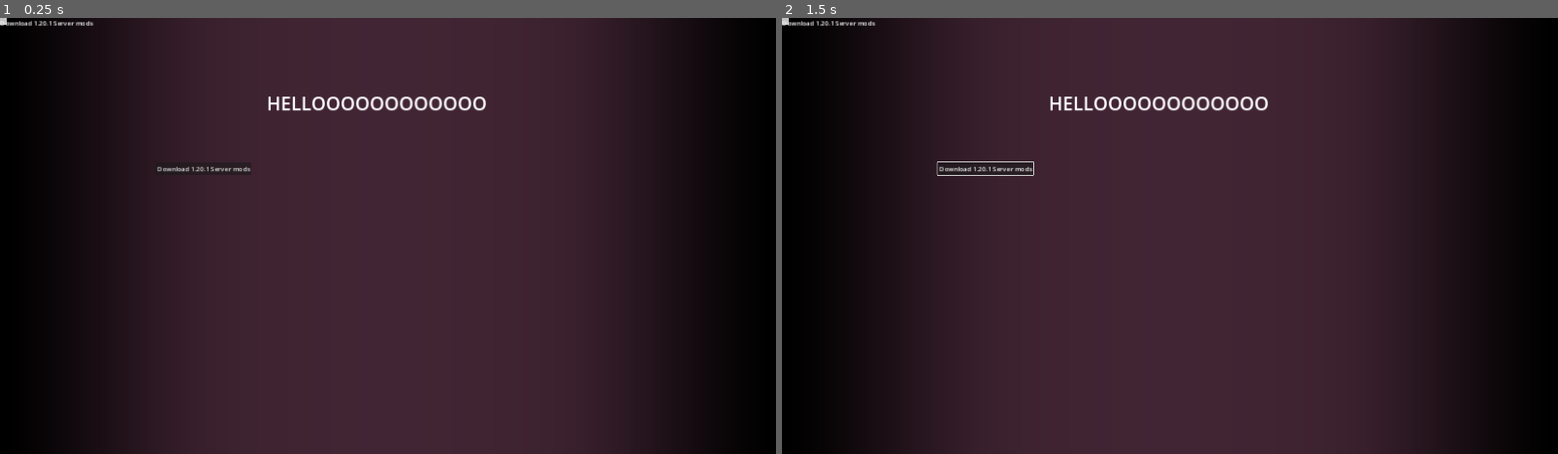
Above: before the commit, frames 1-2 (left to right).
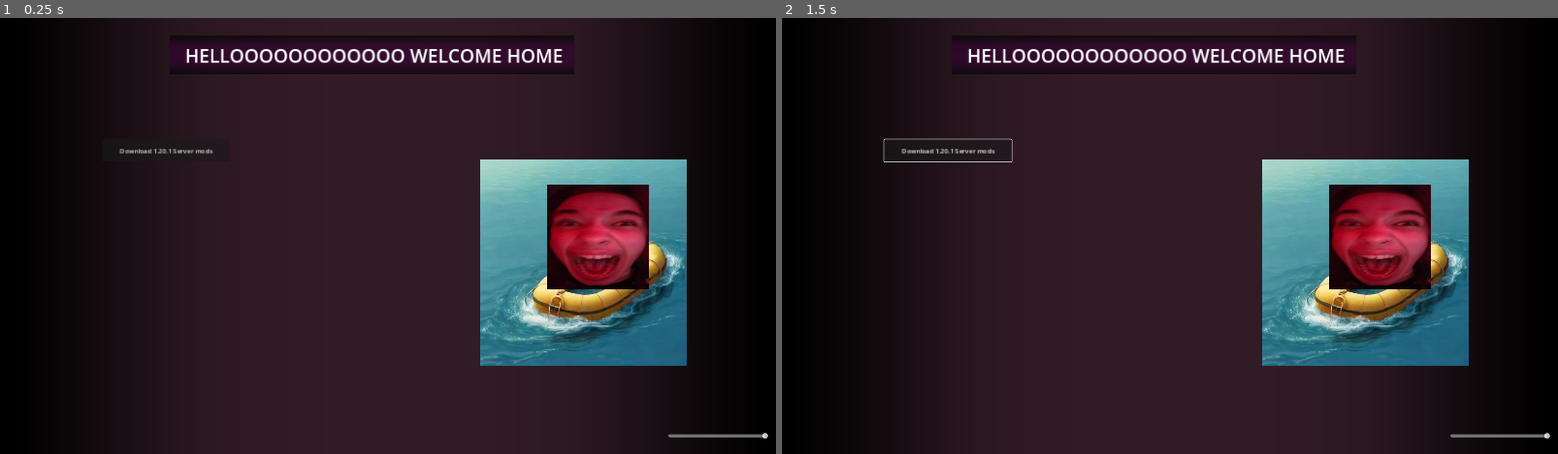
Above: after the commit, the same moments.

Repository: coobenguy/coobenguy.github.io
Game: Godot game, scene res://Main.tscn
Same seed, same stepped clock (60 frames per second), same inputs: the game is played once before the commit and once after it.
Inputs (mouse positions are in pixels of both pictures, inside the frame that each line leads up to):
- Up to frame 1 (0.25 s): no input
- Up to frame 2 (1.5 s): click "Download 1.20.1 Server mods" at 0.5 s; move the mouse to (1340, 214) at 1.27 s; click (1340, 214) at 1.42 s

The runs differ from the first frame. In frame 1, 16% of the frame differs, in the area x 0-99%, y 0-97%; in frame 2, 17%.

Commit message:
Update

Diff:
--- a/Background.tres
+++ b/Background.tres
@@ -37,15 +37,15 @@
 operator = 2
 
 [sub_resource type="VisualShaderNodeFloatConstant" id="VisualShaderNodeFloatConstant_p02q3"]
-constant = 0.236
+constant = 0.099
 
 [sub_resource type="VisualShaderNodeVectorOp" id="VisualShaderNodeVectorOp_j5ca6"]
-default_input_values = [0, Vector2(0, 0), 1, Vector2(0, 0.5)]
+default_input_values = [0, Vector2(0, 0), 1, Vector2(0, 50)]
 op_type = 0
 
 [resource]
 code = "shader_type canvas_item;
-render_mode blend_mix;
+render_mode blend_mul;
 
 uniform sampler2D tex_frg_2 : source_color;
 
@@ -57,7 +57,7 @@
 
 
 // FloatConstant:6
-	float n_out6p0 = 0.236000;
+	float n_out6p0 = 0.099000;
 
 
 // VectorOp:5
@@ -74,11 +74,11 @@
 
 }
 "
-graph_offset = Vector2(53, 183)
 mode = 1
+modes/blend = 3
 flags/light_only = false
 nodes/fragment/2/node = SubResource("VisualShaderNodeTexture_rrj35")
-nodes/fragment/2/position = Vector2(-280, 80)
+nodes/fragment/2/position = Vector2(-160, 140)
 nodes/fragment/3/node = SubResource("VisualShaderNodeTexture_bw8lg")
 nodes/fragment/3/position = Vector2(-460, 360)
 nodes/fragment/4/node = SubResource("VisualShaderNodeInput_r3e34")
@@ -88,5 +88,5 @@
 nodes/fragment/6/node = SubResource("VisualShaderNodeFloatConstant_p02q3")
 nodes/fragment/6/position = Vector2(-1040, 180)
 nodes/fragment/7/node = SubResource("VisualShaderNodeVectorOp_j5ca6")
-nodes/fragment/7/position = Vector2(-600, 180)
-nodes/fragment/connections = PackedInt32Array(6, 0, 5, 1, 2, 0, 0, 0, 5, 0, 2, 0, 4, 0, 5, 0)
+nodes/fragment/7/position = Vector2(-660, 180)
+nodes/fragment/connections = PackedInt32Array(6, 0, 5, 1, 2, 0, 0, 0, 4, 0, 5, 0, 5, 0, 2, 0)
--- a/Main_site.tscn
+++ b/Main_site.tscn
@@ -1,14 +1,17 @@
-[gd_scene load_steps=10 format=3 uid="uid://c3lmwjgk4mf2c"]
+[gd_scene load_steps=13 format=3 uid="uid://c3lmwjgk4mf2c"]
 
 [ext_resource type="Script" path="res://ScrollCam.gd" id="1_rbg22"]
 [ext_resource type="Script" path="res://Mainsite.gd" id="1_y514p"]
 [ext_resource type="Shader" uid="uid://sgupufi3cfau" path="res://Background.tres" id="2_4615w"]
 [ext_resource type="AudioStream" uid="uid://ci2mxgbiaowss" path="res://tm_pay_aaron_its_march_31st_tm_pay_aaron.ogg" id="4_rn78k"]
+[ext_resource type="Texture2D" uid="uid://cg7bnbl4veahr" path="res://arronmc.png" id="5_a28d4"]
+[ext_resource type="Texture2D" uid="uid://3l3ggu0nobjw" path="res://quwcFf5r.jpg" id="6_f6jqh"]
+[ext_resource type="Texture2D" uid="uid://oflf6f48xjks" path="res://IMG_5774.jpg" id="7_whwfk"]
 
 [sub_resource type="Gradient" id="Gradient_ap1vg"]
 interpolation_mode = 2
 offsets = PackedFloat32Array(0, 0.283951, 0.722222, 1)
-colors = PackedColorArray(0, 0, 0, 1, 0.231373, 0.129412, 0.180392, 1, 0.231373, 0.129412, 0.180392, 1, 0, 0, 0, 1)
+colors = PackedColorArray(0, 0, 0, 1, 1, 1, 1, 1, 1, 1, 1, 1, 0, 0, 0, 1)
 
 [sub_resource type="GradientTexture2D" id="GradientTexture2D_w5id3"]
 gradient = SubResource("Gradient_ap1vg")
@@ -28,50 +31,78 @@
 [node name="MainSite" type="Node2D"]
 script = ExtResource("1_y514p")
 
-[node name="Camera2D" type="Camera2D" parent="."]
-anchor_mode = 0
-position_smoothing_enabled = true
-position_smoothing_speed = 70.0
-script = ExtResource("1_rbg22")
-
 [node name="Icon" type="Sprite2D" parent="."]
+modulate = Color(0.176471, 0.0980392, 0.133333, 1)
 texture_repeat = 2
 scale = Vector2(7.50391, 10.6641)
 texture = SubResource("GradientTexture2D_w5id3")
 centered = false
 
 [node name="Sprite2D" type="Sprite2D" parent="."]
+visible = false
 material = SubResource("ShaderMaterial_4w1j4")
+position = Vector2(965, 1415.25)
+scale = Vector2(58.75, 88.5469)
 texture = SubResource("PlaceholderTexture2D_dhktr")
 
-[node name="Label" type="Label" parent="."]
-offset_right = 40.0
-offset_bottom = 23.0
-text = "Download 1.20.1 Server mods"
+[node name="HBoxContainer" type="HBoxContainer" parent="."]
+offset_left = -35.0
+offset_top = -3.0
+offset_right = 1887.0
+offset_bottom = 190.0
 
-[node name="HBoxContainer" type="HBoxContainer" parent="."]
-offset_left = -28.0
-offset_top = 5.0
-offset_right = 1894.0
-offset_bottom = 418.0
+[node name="Sprite2D" type="Sprite2D" parent="HBoxContainer"]
+modulate = Color(0.180392, 0, 0.184314, 0.556863)
+position = Vector2(955.58, 94)
+rotation = 1.5708
+scale = Vector2(0.367902, 3.90297)
+texture = SubResource("GradientTexture2D_w5id3")
 
 [node name="Label" type="Label" parent="HBoxContainer"]
 layout_mode = 2
 size_flags_horizontal = 3
-text = "HELLOOOOOOOOOOOO"
+text = "HELLOOOOOOOOOOOO WELCOME HOME"
 label_settings = SubResource("LabelSettings_kkb58")
 horizontal_alignment = 1
 
 [node name="Button" type="Button" parent="."]
-offset_left = 385.0
-offset_top = 357.0
-offset_right = 622.0
-offset_bottom = 388.0
+offset_left = 253.0
+offset_top = 301.0
+offset_right = 568.0
+offset_bottom = 356.0
 text = "Download 1.20.1 Server mods
 "
 
 [node name="AudioStreamPlayer" type="AudioStreamPlayer" parent="."]
 stream = ExtResource("4_rn78k")
 autoplay = true
+bus = &"Site Music"
+
+[node name="Camera2D" type="Camera2D" parent="."]
+anchor_mode = 0
+limit_top = 0
+position_smoothing_enabled = true
+position_smoothing_speed = 70.0
+script = ExtResource("1_rbg22")
+
+[node name="HSlider" type="HSlider" parent="Camera2D"]
+offset_left = 1654.0
+offset_top = 1013.0
+offset_right = 1901.0
+offset_bottom = 1058.0
+value = 100.0
+
+[node name="Arronmc" type="Sprite2D" parent="."]
+position = Vector2(1567, 2636)
+texture = ExtResource("5_a28d4")
+
+[node name="QuwcFf5r" type="Sprite2D" parent="."]
+position = Vector2(1444, 606)
+texture = ExtResource("6_f6jqh")
+
+[node name="Img5774" type="Sprite2D" parent="."]
+position = Vector2(1479, 542)
+scale = Vector2(0.233333, 0.134635)
+texture = ExtResource("7_whwfk")
 
 [connection signal="pressed" from="Button" to="." method="_on_button_pressed"]
--- /dev/null
+++ b/default_bus_layout.tres
@@ -0,0 +1,9 @@
+[gd_resource type="AudioBusLayout" format=3 uid="uid://4ibobjkinylq"]
+
+[resource]
+bus/1/name = &"Site Music"
+bus/1/solo = false
+bus/1/mute = false
+bus/1/bypass_fx = false
+bus/1/volume_db = 0.0
+bus/1/send = &"Master"
Binary file added: IMG_5774.jpg
Not shown, added: IMG_5774.jpg.import
Binary file added: arronmc.png
Not shown, added: arronmc.png.import
Binary file added: quwcFf5r.jpg
Not shown, added: quwcFf5r.jpg.import
Not shown, added: Downloadables/1.20 mods/AdditionalStructures-1.20.x-(v.4.2.1).jar
Not shown, added: Downloadables/1.20 mods/Chassis-Fabric-1.3.0+01.jar
Not shown, added: Downloadables/1.20 mods/Compressor-Fabric-0.3.3+01.jar
Not shown, added: Downloadables/1.20 mods/Couplings-1.9.4+1.20.jar
Not shown, added: Downloadables/1.20 mods/Display Case-quilt-1.20-1.0.8.jar
Not shown, added: Downloadables/1.20 mods/DistantHorizons-2.0.1-a-1.20.1.jar
(and 66 more such lines)
